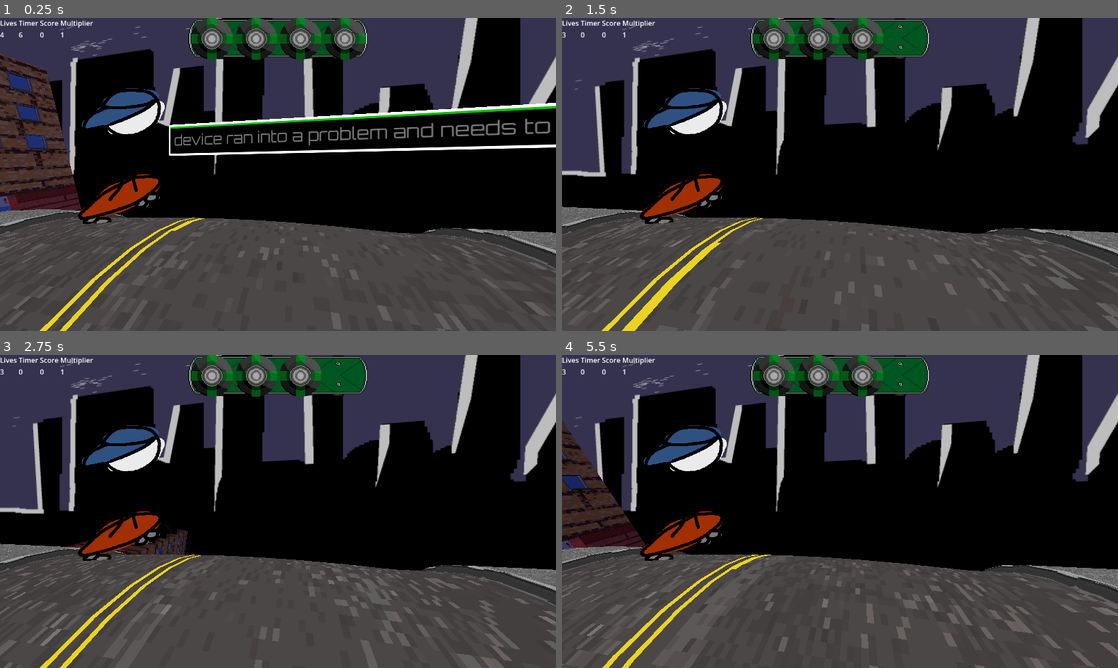
Above: before the commit, frames 1-4 (two rows, left to right).
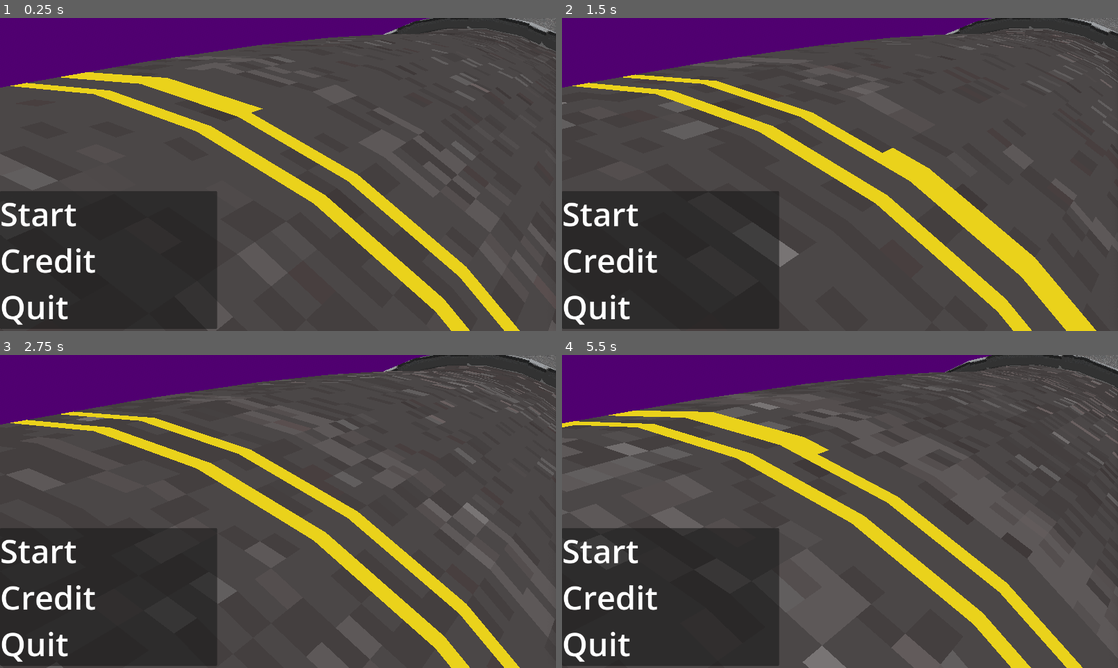
Above: after the commit, the same moments.

Repository: TobleroneBill/SkaterBoi
Game: Godot game, scene res://Game Scenes/Game Manager/game_manager.tscn
The game is run twice, just before and just after one commit, with the same random seed, the same clock (stepped at 60 frames per second) and the same inputs. Sound files missing from this copy of the repository are replaced by a short silence.
Inputs:
- Up to frame 1 (0.25 s): no input
- Up to frame 2 (1.5 s): tap Enter at 0.5 s
- Up to frame 3 (2.75 s): no input
- Up to frame 4 (5.5 s): no input

The runs differ from the first frame. In frame 1, 72% of the frame differs, in the area x 0-100%, y 0-100%; in frame 2, 72%; in frame 3, 72%; in frame 4, 75%.

Commit message:
start menu

Diff:
--- a/skater-boi/Game Scenes/Game Manager/GameManager.gd
+++ b/skater-boi/Game Scenes/Game Manager/GameManager.gd
@@ -13,8 +13,8 @@
 
 func _ready():
 	Global.GameManager = self
-	Change3D("res://Game Scenes/Gameplay.tscn")
-	ChangeGUI("res://Game Scenes/score_gui.tscn")
+	Change3D("res://Game Scenes/LoseScene/lose_bg.tscn")
+	ChangeGUI("res://Game Scenes/Menu.tscn")
 
 # Load 3D Level Scene
 func Change3D(NewScene: String) -> void:
--- a/skater-boi/Game Scenes/LoseScene/lose_bg.tscn
+++ b/skater-boi/Game Scenes/LoseScene/lose_bg.tscn
@@ -1,3 +1,32 @@
 [gd_scene format=3 uid="uid://iq6ok26lw8m8"]
 
+[ext_resource type="PackedScene" uid="uid://2mygxv0jsscf" path="res://Game Scenes/Rolling Hill.tscn" id="1_hvnuu"]
+
+[sub_resource type="ProceduralSkyMaterial" id="ProceduralSkyMaterial_hvnuu"]
+sky_top_color = Color(0.32557803, 0.0004806818, 0.4373659, 1)
+sky_horizon_color = Color(0.3261, 0.16639428, 0.3854195, 1)
+ground_bottom_color = Color(0.3137255, 0, 0.4392157, 1)
+ground_horizon_color = Color(0.3261, 0.16639428, 0.3854195, 1)
+
+[sub_resource type="Sky" id="Sky_bbpm8"]
+sky_material = SubResource("ProceduralSkyMaterial_hvnuu")
+
+[sub_resource type="Environment" id="Environment_1knpy"]
+background_mode = 2
+sky = SubResource("Sky_bbpm8")
+ssao_enabled = true
+sdfgi_enabled = true
+glow_enabled = true
+
 [node name="LoseBG" type="Node3D" unique_id=852875996]
+
+[node name="WorldEnvironment" type="WorldEnvironment" parent="." unique_id=1866241519]
+environment = SubResource("Environment_1knpy")
+
+[node name="Node3D" type="Node3D" parent="." unique_id=33064069]
+
+[node name="Base2" parent="." unique_id=2076481160 instance=ExtResource("1_hvnuu")]
+
+[node name="Camera3D" type="Camera3D" parent="." unique_id=1608512950]
+transform = Transform3D(0.50547373, 0.25090998, -0.82555467, 0.11412861, 0.9289365, 0.35220978, 0.85526085, -0.27225217, 0.44091693, -1.7408648, 1.7782185, 0.9018011)
+fov = 28.5
Not shown, changed: skater-boi/3D/Apartment/Apartment.blend.import
Not shown, changed: skater-boi/3D/Apartment/ApartmentMerge.blend.import
